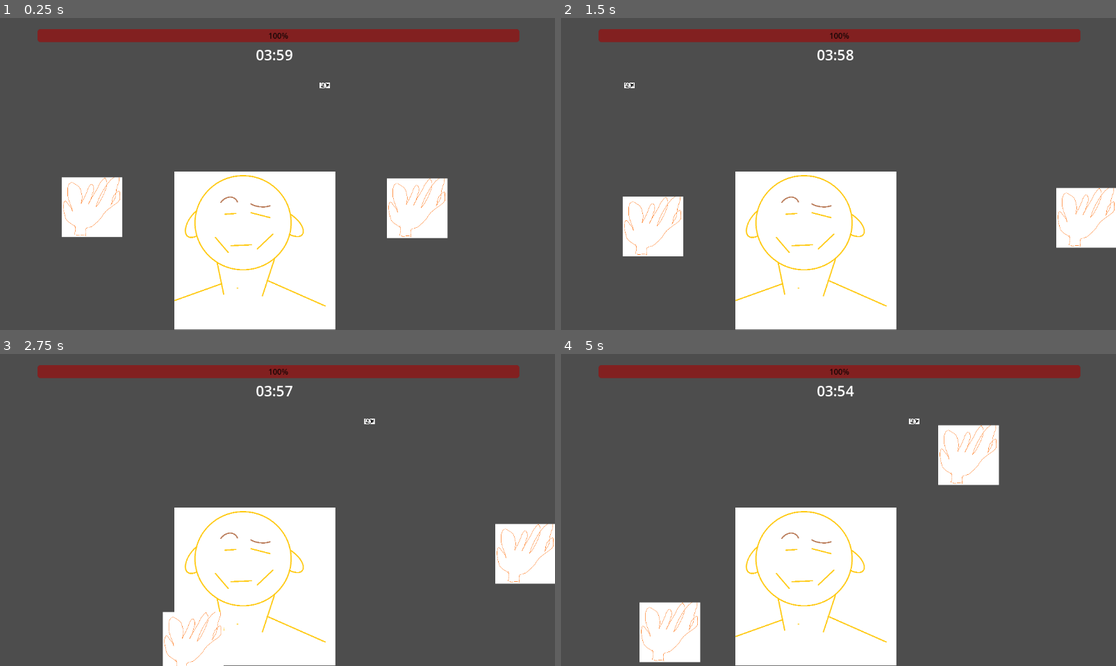
Above: before the commit, frames 1-4 (two rows, left to right).
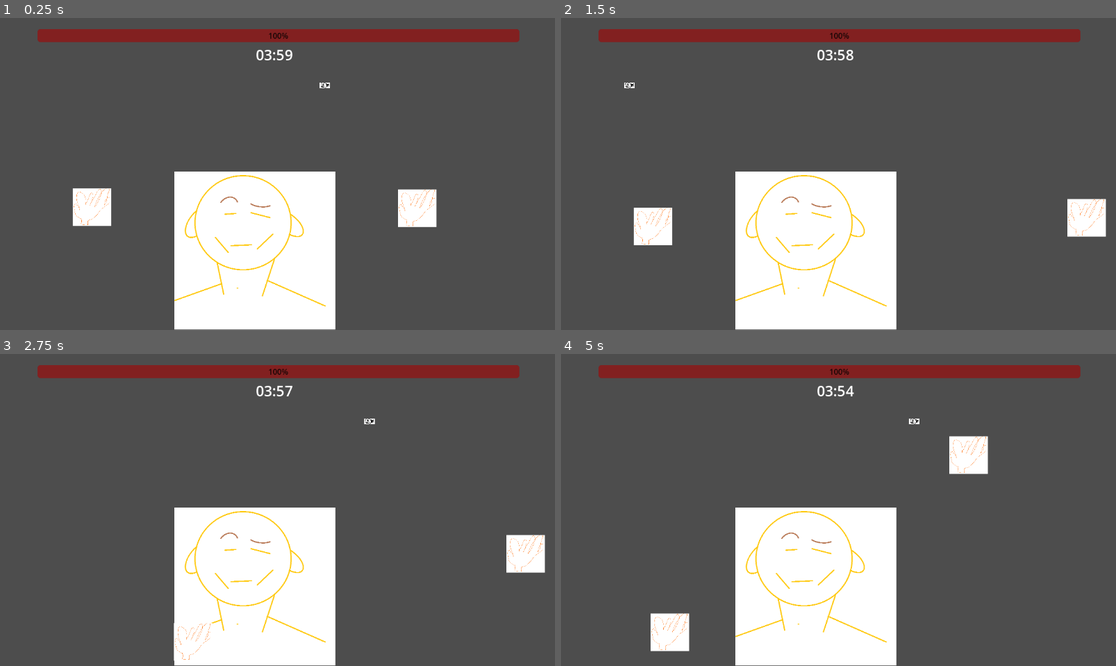
Above: after the commit, the same moments.

Repository: GopnikJammeri/LDJam56
Game: Godot game, scene res://Scenes/world.tscn
Same seed, same stepped clock (60 frames per second), same inputs: the game is played once before the commit and once after it.
Inputs (mouse positions are in pixels of both pictures, inside the frame that each line leads up to):
- Up to frame 1 (0.25 s): no input
- Up to frame 2 (1.5 s): tap Enter at 0.5 s; move the mouse to (960, 158) at 0.52 s; hold Right (human_move_right) 0.53-1.28 s; click (960, 158) at 0.6 s; move the mouse to (727, 189) at 1.27 s; hold Down (human_move_down) from 1.28 s (still down); tap M (switch_hand) at 1.35 s
- Up to frame 3 (2.75 s): move the mouse to (333, 441) at 2.02 s; release Down (human_move_down) at 2.03 s; hold Right (human_move_right) from 2.03 s (still down); click (333, 441) at 2.1 s
- Up to frame 4 (5 s): move the mouse to (810, 572) at 2.77 s; release Right (human_move_right) at 2.78 s; hold Up (human_move_up) 2.78-3.53 s; tap M (switch_hand) at 2.85, 4.35 s; click (810, 572) at 2.92 s; move the mouse to (1005, 556) at 3.52 s; hold Left (human_move_left) from 3.53 s (still down); click (1005, 556) at 3.6 s; move the mouse to (672, 463) at 4.27 s

The runs differ from the first frame. In frame 1, 2.9% of the frame differs, in the area x 11-81%, y 51-71%; in frame 2, 2.8%; in frame 3, 2.0%; in frame 4, 2.9%, in the area x 14-79%, y 22-99%.

Commit message:
smanjena ruka

Diff:
--- a/Scenes/Hand.tscn
+++ b/Scenes/Hand.tscn
@@ -6,17 +6,17 @@
 [ext_resource type="PackedScene" uid="uid://bx2x4gyv3cq5s" path="res://Scenes/HitBoxHurtBox/hit_box.tscn" id="3_w7f20"]
 
 [sub_resource type="RectangleShape2D" id="RectangleShape2D_t15pu"]
-size = Vector2(119, 118)
+size = Vector2(77, 81)
 
 [sub_resource type="RectangleShape2D" id="RectangleShape2D_xhrkg"]
-size = Vector2(119.5, 118)
+size = Vector2(80.125, 80)
 
 [node name="Hand" type="CharacterBody2D" groups=["Hands"]]
 script = ExtResource("1_50x2t")
 move_with_keys = false
 
 [node name="Sprite2D" type="Sprite2D" parent="."]
-scale = Vector2(0.247554, 0.209949)
+scale = Vector2(0.155088, 0.131529)
 texture = ExtResource("1_6052v")
 
 [node name="AttackCooldown" type="Timer" parent="."]
@@ -32,7 +32,7 @@
 collision_mask = 8
 
 [node name="CollisionShape2D" parent="HurtBox" index="0"]
-position = Vector2(0.5, 0)
+position = Vector2(0.5, -0.5)
 shape = SubResource("RectangleShape2D_t15pu")
 
 [node name="HitBox" parent="." groups=["Hands"] instance=ExtResource("3_w7f20")]
@@ -40,7 +40,7 @@
 collision_mask = 16
 
 [node name="CollisionShape2D" parent="HitBox" index="0" groups=["Hands"]]
-position = Vector2(0.5, 0)
+position = Vector2(1.0625, 0)
 shape = SubResource("RectangleShape2D_xhrkg")
 disabled = true
 
--- a/Scripts/StatsManager.gd
+++ b/Scripts/StatsManager.gd
@@ -10,6 +10,10 @@
 
 func ReduceHealth(damage:float) -> void:
 	health -= damage
+
+	if health <= 0:
+		get_tree().set_deferred("paused", true)
+
 	emit_signal("on_health_change")
 
 func _on_timer_timeout():
